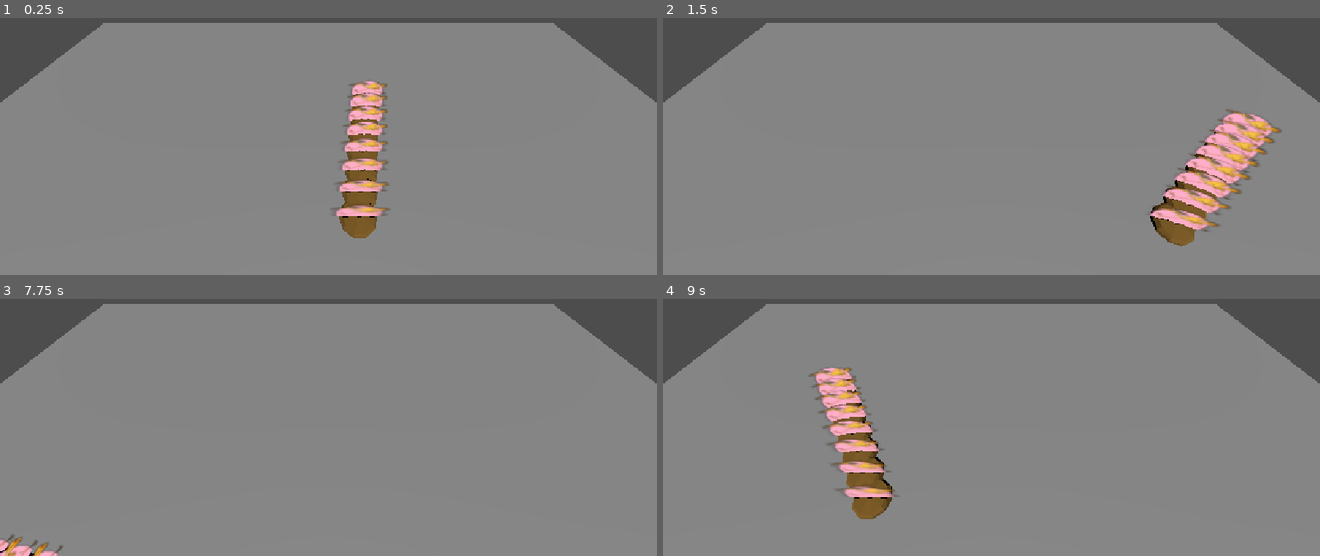
Above: before the commit, frames 1-4 (two rows, left to right).
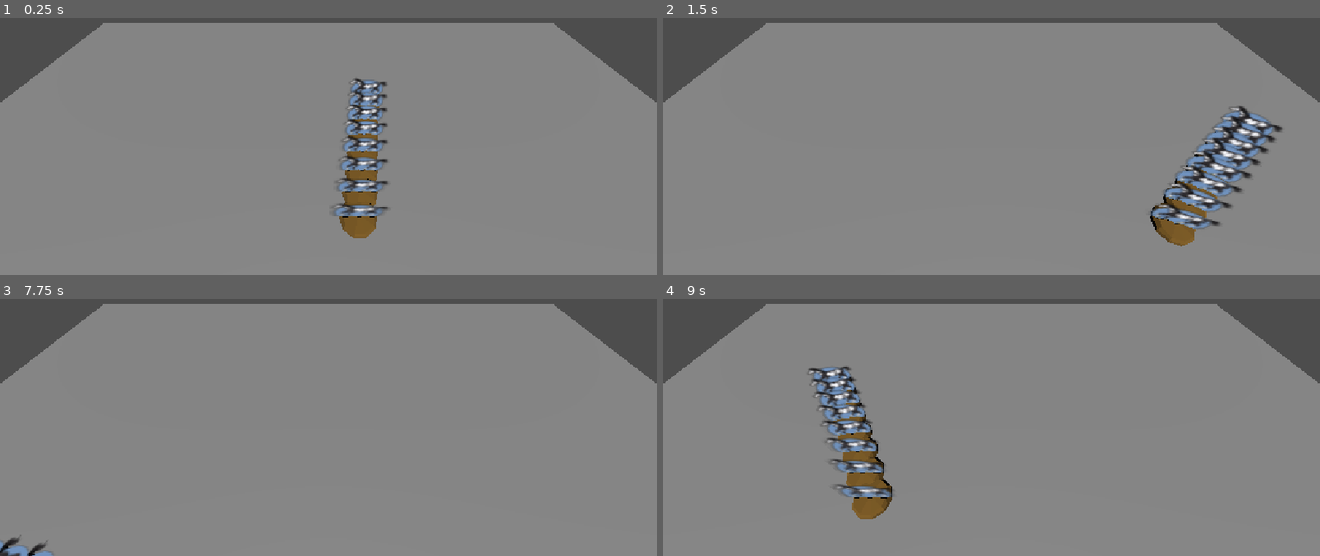
Above: after the commit, the same moments.

Repository: andremataassis/NoponyWins
Game: Godot game, scene res://Scenes/main_scene.tscn
Same seed, same stepped clock (60 frames per second), same inputs: the game is played once before the commit and once after it.
Inputs:
- Up to frame 1 (0.25 s): no input
- Up to frame 2 (1.5 s): no input
- Up to frame 3 (7.75 s): tap Enter at 2.75, 4.25, 5.75 s; tap Space at 3.5, 5, 6.5 s
- Up to frame 4 (9 s): no input

The runs differ from the first frame. In frame 1, 2.3% of the frame differs, in the area x 50-60%, y 23-78%; in frame 2, 4.0%, in the area x 74-95%, y 34-84%; in frame 3, 0.4%; in frame 4, 2.5%.

Commit message:
Imported dragon. Default Horse set

Diff:
--- a/no-pony-wins/Scenes/default_horse.tscn
+++ b/no-pony-wins/Scenes/default_horse.tscn
@@ -1,8 +1,8 @@
 [gd_scene format=3 uid="uid://bxr034afn4d8e"]
 
-[ext_resource type="Texture2D" uid="uid://c3jgaamrawqhl" path="res://Assets/Sprites/JamesBirdHorse.png" id="1_d7hw3"]
 [ext_resource type="Script" uid="uid://dtmx10pvaffn0" path="res://horse_movement.gd" id="1_nsm0p"]
 [ext_resource type="PackedScene" uid="uid://cgslwst4i2gf3" path="res://Assets/Models/baseplate.gltf" id="2_rprfm"]
+[ext_resource type="Texture2D" uid="uid://b1yfn5aolkamg" path="res://Assets/Sprites/Horse.png" id="3_rprfm"]
 
 [sub_resource type="SphereShape3D" id="SphereShape3D_32gta"]
 radius = 0.41355848
@@ -24,4 +24,4 @@
 [node name="Sprite3D" type="Sprite3D" parent="Horse" unique_id=1701294267]
 transform = Transform3D(0.15, 0, 0, 0, 0.15, 0, 0, 0, 0.15, 0, 0.4574952, 0)
 flip_h = true
-texture = ExtResource("1_d7hw3")
+texture = ExtResource("3_rprfm")
Not shown, added: no-pony-wins/Assets/Sprites/Horse.png.import
Binary file added: no-pony-wins/Assets/Sprites/dwagonHorse.png
Not shown, added: no-pony-wins/Assets/Sprites/dwagonHorse.png.import
